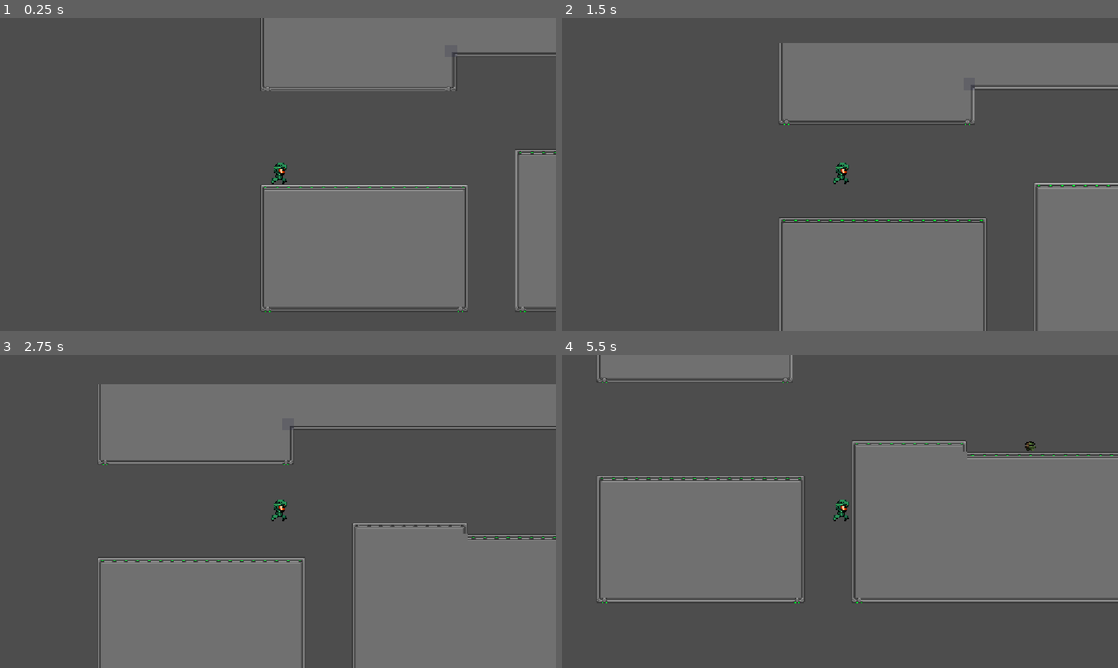
Above: before the commit, frames 1-4 (two rows, left to right).
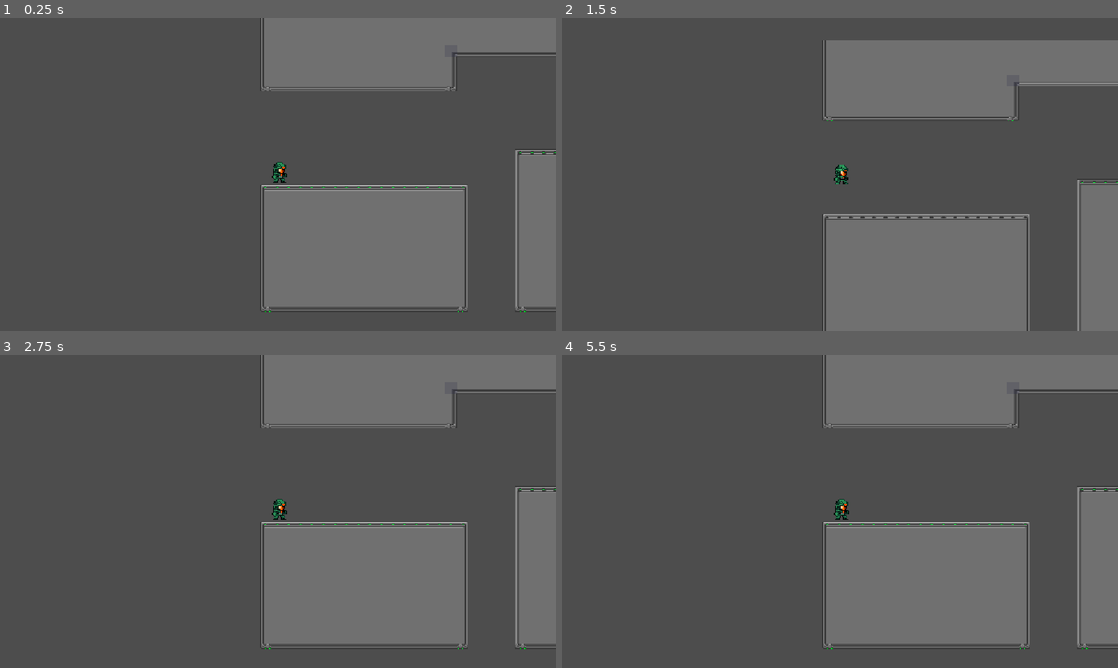
Above: after the commit, the same moments.

Repository: abdullahrasalkar/astra
Game: Godot game, scene res://scenes/level_1.tscn
Same seed, same stepped clock (60 frames per second), same inputs: the game is played once before the commit and once after it. This scene is started directly instead of the project's main scene.
Inputs:
- Up to frame 1 (0.25 s): no input
- Up to frame 2 (1.5 s): tap Enter (ui_accept) at 0.5, 0.8, 1.35 s; hold R (Rewind) 0.53-1.28 s; hold Right (ui_right) from 0.53 s (still down); tap Space (jump, bound only after the commit) at 0.77, 1.07 s
- Up to frame 3 (2.75 s): tap Space (jump, bound only after the commit) at 1.52, 1.55, 1.82, 2.1 s; release Right (ui_right) at 2.03 s; hold Left (ui_left) from 2.03 s (still down); hold R (Rewind) from 2.03 s (still down)
- Up to frame 4 (5.5 s): release R (Rewind) at 2.78 s; tap R (Rewind) at 2.85, 4.35 s; tap Space (jump, bound only after the commit) at 3.02, 3.32, 3.77, 3.8, 4.07, 4.52, 4.82 s; tap Enter (ui_accept) at 3.05, 3.6, 5.1 s; release Left (ui_left) at 4.28 s; hold Right (ui_right) from 4.28 s (still down)

The runs differ from the first frame. In frame 1, 0.1% of the frame differs, in the area x 48-52%, y 46-54%; in frame 2, 15%; in frame 3, 38%; in frame 4, 47%, in the area x 6-100%, y 0-94%.

Commit message:
animation player done

Diff:
--- a/player.gd
+++ b/player.gd
@@ -3,33 +3,39 @@
 const SPEED = 300.0
 const JUMP_VELOCITY = -400.0
 
-func _physics_process(delta: float) -> void:
+@onready var animated_sprite = $AnimatedSprite2D
+
+func _physics_process(delta):
+	# Add the gravity.
 	if not is_on_floor():
 		velocity += get_gravity() * delta
 
-	if Input.is_action_just_pressed("ui_accept") and is_on_floor():
+	# Handle jump.
+	if Input.is_action_just_pressed("jump") and is_on_floor():
 		velocity.y = JUMP_VELOCITY
-	if Input.is_action_pressed("Rewind"):
-		return
 
-	var direction := Input.get_axis("ui_left", "ui_right")
+	# Get the input direction: -1, 0, 1
+	var direction = Input.get_axis("move_left", "move_right")
+
+	# Flip the Sprite
+	if direction > 0:
+		animated_sprite.flip_h = false
+	elif direction < 0:
+		animated_sprite.flip_h = true
+
+	# Play animations
+	if is_on_floor():
+		if direction == 0:
+			animated_sprite.play("idle")
+		else:
+			animated_sprite.play("run")
+	else:
+		animated_sprite.play("jump")
+
+	# Apply movement
 	if direction:
 		velocity.x = direction * SPEED
 	else:
 		velocity.x = move_toward(velocity.x, 0, SPEED)
 
-	#if velocity.length() > 0:
-		#$AnimatedSprite2D.play()
-	#elif:
-		#$AnimatedSprite2D.flip_h = velocity.x < 0
-		#$AnimationSprite2D.play()
-	#else:
-		#$AnimatedSprite2D.stop()
-		#
-	if Input.is_action_just_pressed("ui_left"):
-		$AnimatedSprite2D.play("run")
-
-	if Input.is_action_just_pressed("ui_left"):
-		$AnimatedSprite2D.flip_h = true
-		$AnimatedSprite2D.animation = ("run")
 	move_and_slide()
--- a/project.godot
+++ b/project.godot
@@ -27,6 +27,21 @@
 "events": [Object(InputEventKey,"resource_local_to_scene":false,"resource_name":"","device":-1,"window_id":0,"alt_press …(192 unchanged characters)…
 ]
 }
+move_left={
+"deadzone": 0.2,
+"events": [Object(InputEventKey,"resource_local_to_scene":false,"resource_name":"","device":-1,"window_id":0,"alt_pressed":false,"shift_pressed":false,"ctrl_pressed":false,"meta_pressed":false,"pressed":false,"keycode":0,"physical_keycode":65,"key_label":0,"unicode":97,"location":0,"echo":false,"script":null)
+]
+}
+move_right={
+"deadzone": 0.2,
+"events": [Object(InputEventKey,"resource_local_to_scene":false,"resource_name":"","device":-1,"window_id":0,"alt_pressed":false,"shift_pressed":false,"ctrl_pressed":false,"meta_pressed":false,"pressed":false,"keycode":0,"physical_keycode":68,"key_label":0,"unicode":100,"location":0,"echo":false,"script":null)
+]
+}
+jump={
+"deadzone": 0.2,
+"events": [Object(InputEventKey,"resource_local_to_scene":false,"resource_name":"","device":-1,"window_id":0,"alt_pressed":false,"shift_pressed":false,"ctrl_pressed":false,"meta_pressed":false,"pressed":false,"keycode":0,"physical_keycode":32,"key_label":0,"unicode":32,"location":0,"echo":false,"script":null)
+]
+}
 
 [physics]
 
